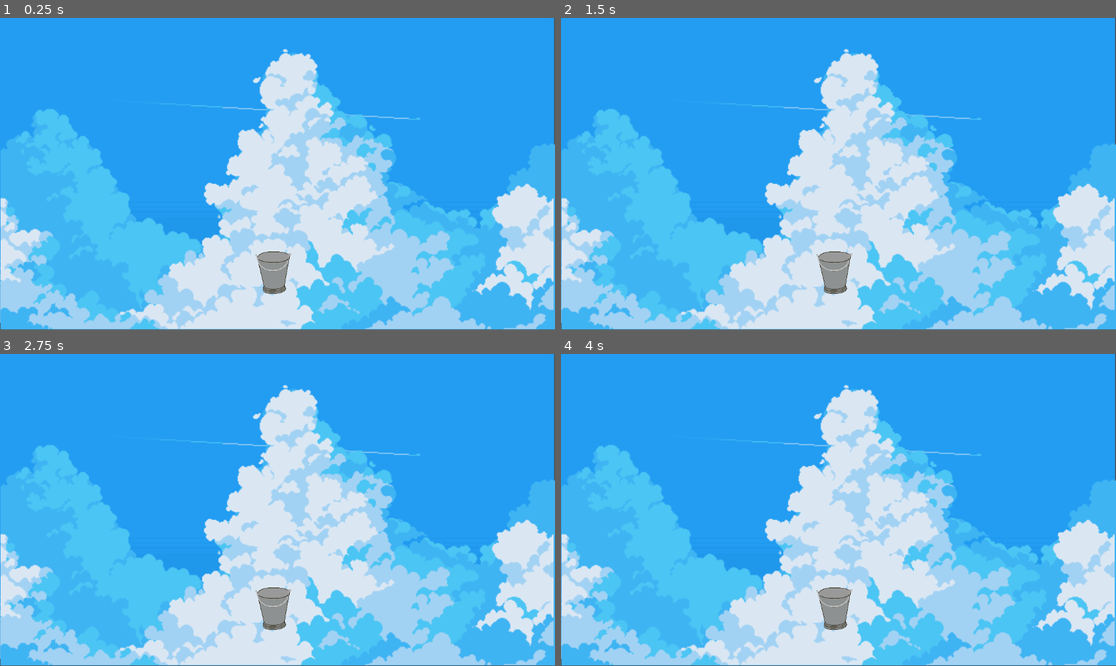
Above: before the commit, frames 1-4 (two rows, left to right).
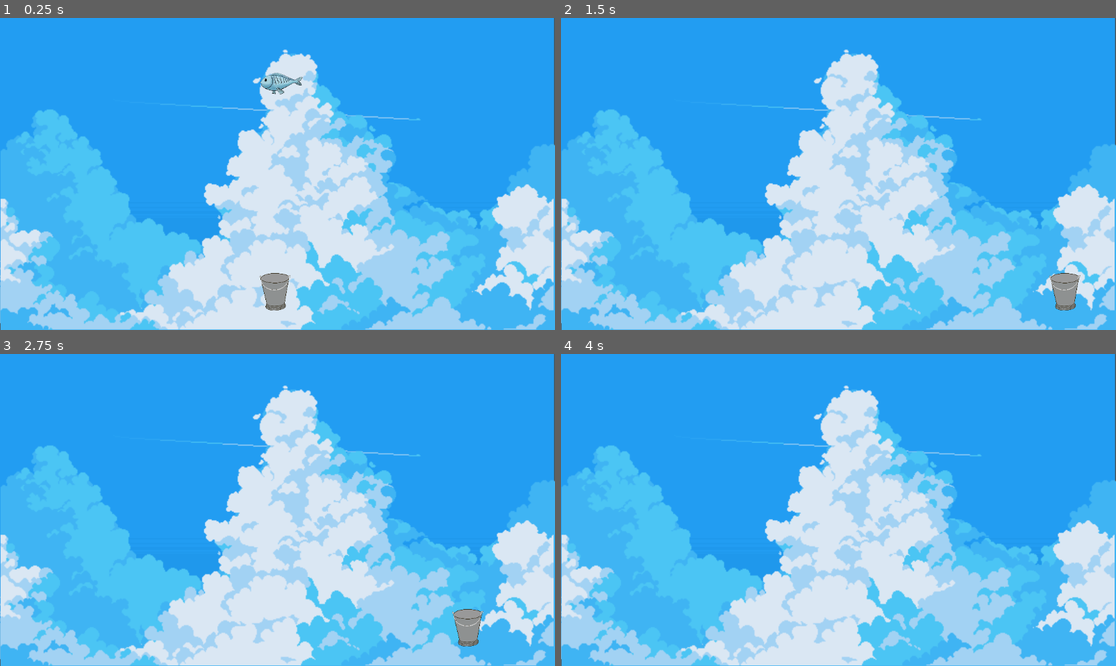
Above: after the commit, the same moments.

Repository: MustafaBioS/Bucket-Fish
Game: Godot game, scene res://Scenes/world.tscn
The game is run twice, just before and just after one commit, with the same random seed, the same clock (stepped at 60 frames per second) and the same inputs.
Inputs:
- Up to frame 1 (0.25 s): no input
- Up to frame 2 (1.5 s): tap Enter at 0.5 s; hold Right (ui_right) from 0.53 s (still down); tap Alt at 0.6 s; tap Up at 0.77 s; tap Shift at 1.35 s
- Up to frame 3 (2.75 s): tap Up at 1.52 s; release Right (ui_right) at 2.03 s; hold Left (ui_left) from 2.03 s (still down); tap Alt at 2.1 s
- Up to frame 4 (4 s): release Left (ui_left) at 2.78 s; hold Right (ui_right) from 2.78 s (still down); tap Shift at 2.85 s; tap Up at 3.02, 3.77 s; tap Alt at 3.6 s

The runs differ from the first frame. In frame 1, 3.0% of the frame differs, in the area x 0-100%, y 9-100%; in frame 2, 3.1%; in frame 3, 3.1%; in frame 4, 2.6%.

Commit message:
ADD - Fish

Diff:
--- /dev/null
+++ b/Scenes/fish.tscn
@@ -0,0 +1,18 @@
+[gd_scene load_steps=4 format=3 uid="uid://drpsa7awte0bg"]
+
+[ext_resource type="Script" uid="uid://dg6kg6rjxsuvp" path="res://Scripts/fish.gd" id="1_c4ibo"]
+[ext_resource type="Texture2D" uid="uid://b4qliomgvojpi" path="res://Assets/fish.png" id="1_twvwo"]
+
+[sub_resource type="RectangleShape2D" id="RectangleShape2D_4fqy1"]
+size = Vector2(73, 27)
+
+[node name="Fish" type="CharacterBody2D"]
+script = ExtResource("1_c4ibo")
+
+[node name="Sprite2D" type="Sprite2D" parent="."]
+scale = Vector2(0.3, 0.3)
+texture = ExtResource("1_twvwo")
+
+[node name="CollisionShape2D" type="CollisionShape2D" parent="."]
+position = Vector2(-7.5, 0.5)
+shape = SubResource("RectangleShape2D_4fqy1")
--- a/Scenes/player.tscn
+++ b/Scenes/player.tscn
@@ -1,11 +1,13 @@
-[gd_scene load_steps=3 format=3 uid="uid://d38u20l4vpyqy"]
+[gd_scene load_steps=4 format=3 uid="uid://d38u20l4vpyqy"]
 
+[ext_resource type="Script" uid="uid://cehces0qpxq1h" path="res://Scripts/player.gd" id="1_cvnsp"]
 [ext_resource type="Texture2D" uid="uid://cqxfskpgdmomn" path="res://Assets/2d-bucket-cartoon-free-png.webp" id="1_v0iea"]
 
 [sub_resource type="RectangleShape2D" id="RectangleShape2D_cvnsp"]
 size = Vector2(33, 38)
 
 [node name="Player" type="CharacterBody2D"]
+script = ExtResource("1_cvnsp")
 
 [node name="Sprite2D" type="Sprite2D" parent="."]
 scale = Vector2(0.05, 0.05)
@@ -14,5 +16,3 @@
 [node name="CollisionShape2D" type="CollisionShape2D" parent="."]
 position = Vector2(-4.5, 2)
 shape = SubResource("RectangleShape2D_cvnsp")
-
-[node name="Camera2D" type="Camera2D" parent="."]
--- a/Scenes/world.tscn
+++ b/Scenes/world.tscn
@@ -4,10 +4,8 @@
 [ext_resource type="Texture2D" uid="uid://bhvpnjepvukv6" path="res://Assets/free-sky-with-clouds-background-pixel-art-set/Clouds/Clouds 1/2.png" id="2_fo5ed"]
 [ext_resource type="Texture2D" uid="uid://bpeetaj6gxq2c" path="res://Assets/free-sky-with-clouds-background-pixel-art-set/Clouds/Clouds 1/3.png" id="3_5ukr8"]
 [ext_resource type="Texture2D" uid="uid://4mdtncwlo0ya" path="res://Assets/free-sky-with-clouds-background-pixel-art-set/Clouds/Clouds 1/4.png" id="4_o06y3"]
-[ext_resource type="Texture2D" uid="uid://cqxfskpgdmomn" path="res://Assets/2d-bucket-cartoon-free-png.webp" id="5_fo5ed"]
-
-[sub_resource type="RectangleShape2D" id="RectangleShape2D_cvnsp"]
-size = Vector2(33, 38)
+[ext_resource type="PackedScene" uid="uid://d38u20l4vpyqy" path="res://Scenes/player.tscn" id="5_fo5ed"]
+[ext_resource type="PackedScene" uid="uid://drpsa7awte0bg" path="res://Scenes/fish.tscn" id="6_5ukr8"]
 
 [node name="World" type="Node2D"]
 
@@ -31,17 +29,11 @@
 scale = Vector2(1.9930556, 1.9969136)
 texture = ExtResource("4_o06y3")
 
-[node name="Player" type="CharacterBody2D" parent="."]
-position = Vector2(0, 204)
-scale = Vector2(2, 2)
+[node name="Camera2D" type="Camera2D" parent="."]
 
-[node name="Sprite2D" type="Sprite2D" parent="Player"]
-scale = Vector2(0.05, 0.05)
-texture = ExtResource("5_fo5ed")
+[node name="Player" parent="." instance=ExtResource("5_fo5ed")]
+position = Vector2(1.9999999, 243)
+scale = Vector2(1.75, 1.75)
 
-[node name="CollisionShape2D" type="CollisionShape2D" parent="Player"]
-position = Vector2(-4.5, 2)
-shape = SubResource("RectangleShape2D_cvnsp")
-
-[node name="Camera2D" type="Camera2D" parent="Player"]
-position = Vector2(0, -101.5)
+[node name="Fish" parent="." instance=ExtResource("6_5ukr8")]
+position = Vector2(9, -218)
--- /dev/null
+++ b/Scripts/fish.gd
@@ -0,0 +1,7 @@
+extends CharacterBody2D
+
+func _physics_process(delta: float) -> void:
+	if not is_on_floor():
+		velocity += get_gravity() * delta
+
+	move_and_slide()
--- /dev/null
+++ b/Scripts/player.gd
@@ -0,0 +1,15 @@
+extends CharacterBody2D
+
+
+const SPEED = 500.0
+const JUMP_VELOCITY = -400.0
+
+
+func _physics_process(delta: float) -> void:
+	var direction := Input.get_axis("ui_left", "ui_right")
+	if direction:
+		velocity.x = direction * SPEED
+	else:
+		velocity.x = move_toward(velocity.x, 0, SPEED)
+
+	move_and_slide()
Binary file added: Assets/fish.png
Not shown, added: Assets/fish.png.import
Not shown, added: Scripts/fish.gd.uid
Not shown, added: Scripts/player.gd.uid
